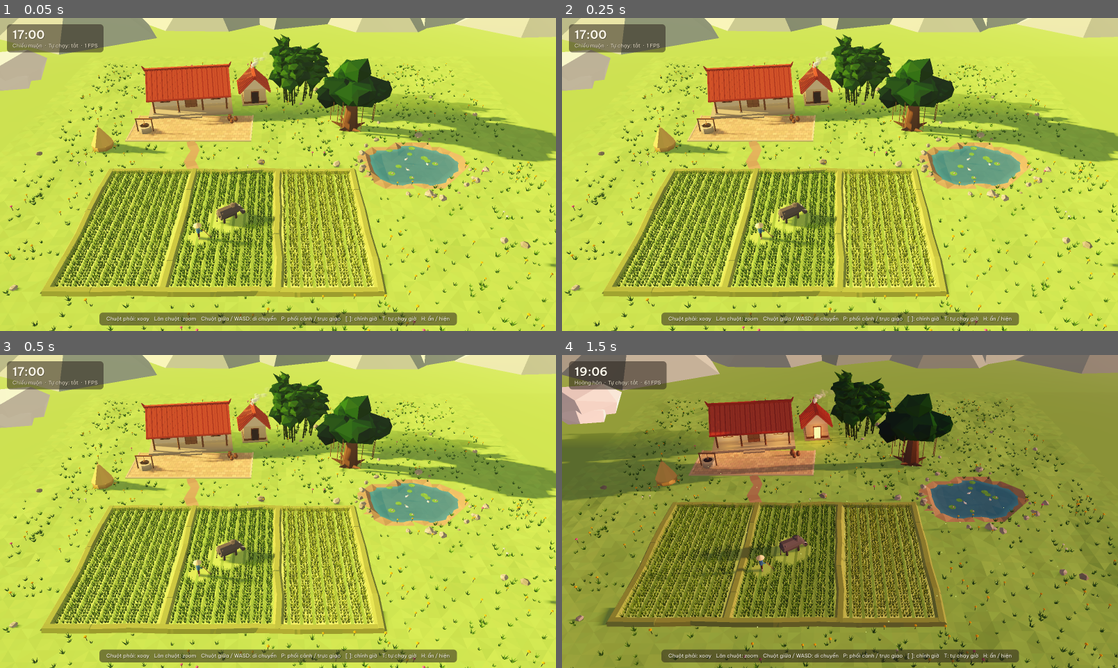
Above: before the commit, frames 1-4 (two rows, left to right).
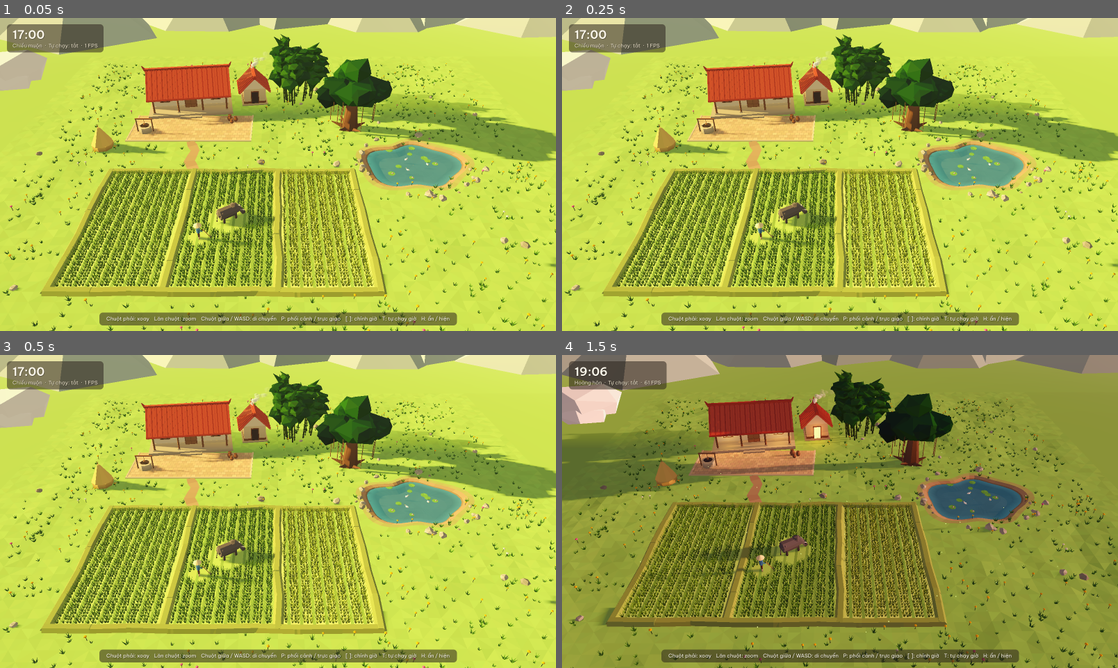
Above: after the commit, the same moments.

Repository: scplops/dau-han-game
Game: Godot game, scene res://scenes/main.tscn
Same seed, same stepped clock (60 frames per second), same inputs: the game is played once before the commit and once after it.
Inputs (mouse positions are in pixels of both pictures, inside the frame that each line leads up to):
- Up to frame 1 (0.05 s): no input
- Up to frame 2 (0.25 s): no input
- Up to frame 3 (0.5 s): no input
- Up to frame 4 (1.5 s): move the mouse to (962, 495) at 0.52 s; hold ] (time_forward) 0.53-1.28 s; tap S (cam_back) at 0.6 s; click (962, 495) at 0.67 s; move the mouse to (728, 527) at 1.27 s; hold [ (time_back) from 1.28 s (still down); tap W (cam_forward) at 1.35 s

The runs differ from the first frame. In frame 1, 1.0% of the frame differs, in the area x 23-97%, y 17-94%; in frame 2, 1.0%; in frame 3, 1.0%; in frame 4, 1.0%.

Commit message:
Smooth pond bank with a ring mesh that follows the pond outline
The bank used to follow the 1 m ground grid, giving a jagged edge.
The grid is now lowered under a separate bank mesh (finer segments,
earth band fading into a grass lip), and height_at() reports the
visible bank surface so rocks and grass sit on it.

Co-Authored-By: Claude Opus 5.5 <noreply@anthropic.com>
Claude-Session: https://claude.ai/code/session_01GvTBmVNKWvduxKtgofh7qQ

Diff:
--- a/scripts/builders/terrain.gd
+++ b/scripts/builders/terrain.gd
@@ -58,18 +58,26 @@
 	_build_path(details)
 	add_child(details.commit_instance("FieldsAndPath"))
 
+	add_child(_build_pond_bank())
 	add_child(_build_water())
 
 
 # --- Truy vấn cho các builder khác -----------------------------------------------
 
-## Độ cao mặt đất tại (x, z).
+## Độ cao mặt nhìn thấy tại (x, z) — tính cả mesh bờ ao. Dùng để đặt vật thể.
 func height_at(x: float, z: float) -> float:
+	var t := _pond_factor(Vector2(x, z))
+	if t < BANK_RINGS[BANK_RINGS.size() - 1][0]:
+		return _bank_height(t)
+	return _grid_height_at(x, z)
+
+
+## Độ cao của lưới nền. Quanh ao lưới được hạ hẳn xuống để mesh bờ ao (mượt, theo
+## đúng hình ao) phủ lên trên; nhờ vậy viền ao không bị răng cưa theo ô lưới.
+func _grid_height_at(x: float, z: float) -> float:
 	var p := Vector2(x, z)
-	var pond_t := _pond_factor(p)
-	if pond_t < 1.0:
-		# Lòng ao: dốc nhanh ở mép, phẳng ở giữa
-		return -pond_depth * clampf((1.0 - pond_t) * 3.0, 0.0, 1.0)
+	if _pond_factor(p) < POND_GRID_CUT:
+		return -pond_depth
 	var flat := _distance_to_features(p)
 	var mask := smoothstep(0.5, 4.0, flat)
 	# Mép lưới về 0 để khớp với mặt phẳng bao ngoài
@@ -105,7 +113,7 @@
 		for ix in n + 1:
 			var x := -grid_extent + ix * cell_size
 			var z := -grid_extent + iz * cell_size
-			heights[iz * (n + 1) + ix] = height_at(x, z)
+			heights[iz * (n + 1) + ix] = _grid_height_at(x, z)
 
 	for iz in n:
 		for ix in n:
@@ -138,7 +146,7 @@
 func _ground_tri(mb: MeshBuilder, a: Vector3, b: Vector3, c: Vector3) -> void:
 	# Chỉ bờ ao mới có màu đất; chỗ trũng tự nhiên vẫn là cỏ
 	var mid := (a + b + c) / 3.0
-	var color := Palette.EARTH if _pond_factor(Vector2(mid.x, mid.z)) < 1.12 else Palette.GRASS
+	var color := Palette.EARTH if _pond_factor(Vector2(mid.x, mid.z)) < POND_GRID_CUT else Palette.GRASS
 	mb.add_triangle(a, b, c, color, (a + b + c) / 3.0 + Vector3.DOWN)
 
 
@@ -269,7 +277,20 @@
 
 # --- Ao ---------------------------------------------------------------------------
 
-const POND_SEGMENTS := 28
+const POND_SEGMENTS := 48
+## Lưới nền trong phạm vi này (theo bán kính tương đối của ao) bị hạ xuống lòng ao.
+const POND_GRID_CUT := 1.2
+## Mặt cắt bờ ao: [bán kính tương đối, độ cao, màu]. Vòng ngoài cùng là cỏ, cao hơn
+## lưới nền một chút để che các ô lưới bị hạ, hoà vào nền cỏ.
+const BANK_RINGS: Array = [
+	[0.7, -0.68, 0],
+	[0.85, -0.45, 0],
+	[1.0, -0.12, 1],
+	[1.1, 0.03, 2],
+	[1.22, 0.045, 3],
+	[1.4, 0.04, 3],
+	[1.65, 0.02, 3],
+]
 
 
 func _make_pond_shape() -> void:
@@ -293,6 +314,47 @@
 	var i1 := (i0 + 1) % POND_SEGMENTS
 	var r := lerpf(_pond_shape[i0], _pond_shape[i1], f - floorf(f)) * pond_radius
 	return d.length() / r
+
+
+## Bờ ao: các vòng đồng tâm theo hình ao, từ đáy lên mép đất rồi ra viền cỏ.
+func _build_pond_bank() -> MeshInstance3D:
+	var mb := MeshBuilder.new(random_seed + 3, 0.035)
+	var colors: Array[Color] = [Palette.EARTH.darkened(0.2), Palette.EARTH,
+			Palette.EARTH.lerp(Palette.GRASS, 0.45), Palette.GRASS]
+	var below := Vector3(pond_center.x, -5.0, pond_center.y)
+	for ri in BANK_RINGS.size() - 1:
+		var r0: Array = BANK_RINGS[ri]
+		var r1: Array = BANK_RINGS[ri + 1]
+		var col := colors[r0[2]]
+		for i in POND_SEGMENTS:
+			var j := (i + 1) % POND_SEGMENTS
+			var a0 := _ring_point(i, r0[0], r0[1])
+			var a1 := _ring_point(j, r0[0], r0[1])
+			var b0 := _ring_point(i, r1[0], r1[1])
+			var b1 := _ring_point(j, r1[0], r1[1])
+			mb.add_quad(a0, a1, b1, b0, col, below)
+	var mi := mb.commit_instance("PondBank")
+	return mi
+
+
+func _ring_point(i: int, scale: float, y: float) -> Vector3:
+	var p := _pond_point(i, scale)
+	p.y = y
+	return p
+
+
+## Độ cao bờ ao theo bán kính tương đối t (nội suy theo BANK_RINGS).
+func _bank_height(t: float) -> float:
+	var first: Array = BANK_RINGS[0]
+	if t <= first[0]:
+		return first[1]
+	for i in BANK_RINGS.size() - 1:
+		var a: Array = BANK_RINGS[i]
+		var b: Array = BANK_RINGS[i + 1]
+		if t <= b[0]:
+			return lerpf(a[1], b[1], (t - a[0]) / (b[0] - a[0]))
+	var last: Array = BANK_RINGS[BANK_RINGS.size() - 1]
+	return last[1]
 
 
 ## Mặt nước: các vòng đồng tâm theo hình ao; vòng ngoài sáng (viền) và không lay sóng.
@@ -347,7 +409,7 @@
 func _distance_to_features(p: Vector2) -> float:
 	var d := _rect_distance(p, field_rect.grow(1.0))
 	d = minf(d, _rect_distance(p, yard_rect))
-	d = minf(d, maxf(0.0, (_pond_factor(p) - 1.0) * pond_radius))
+	d = minf(d, maxf(0.0, (_pond_factor(p) - 1.7) * pond_radius))
 	for i in path_points.size() - 1:
 		d = minf(d, _segment_distance(p, path_points[i], path_points[i + 1]) - path_width)
 	return maxf(d, 0.0)
